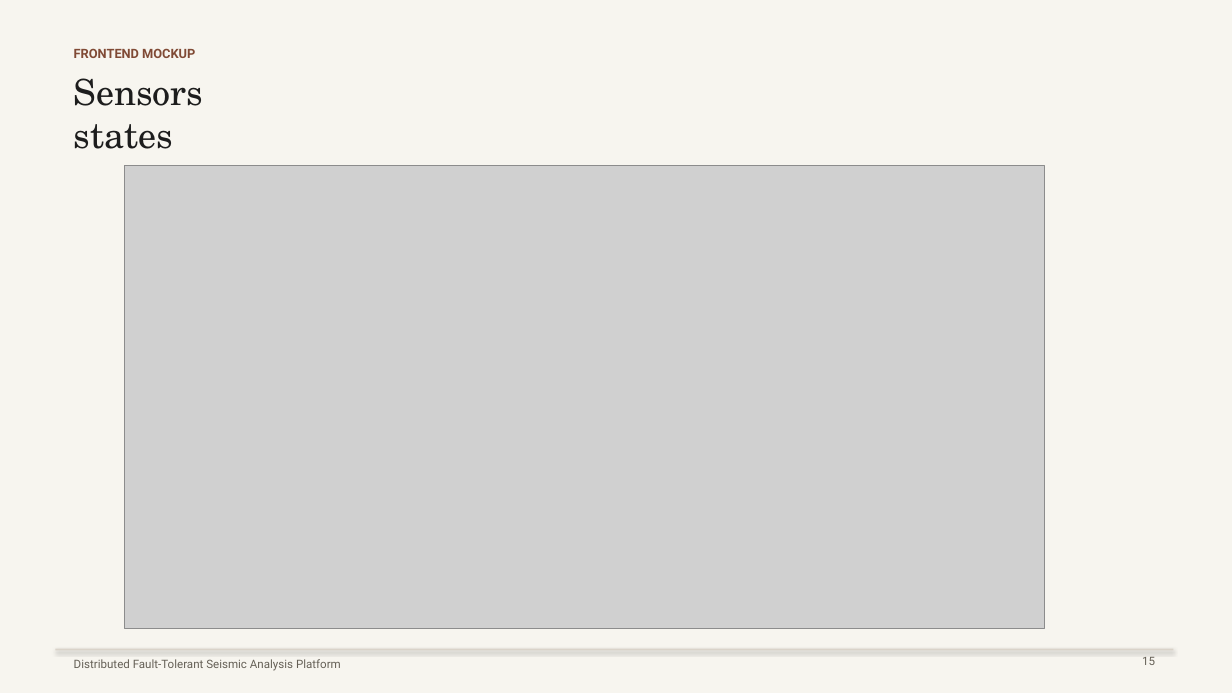
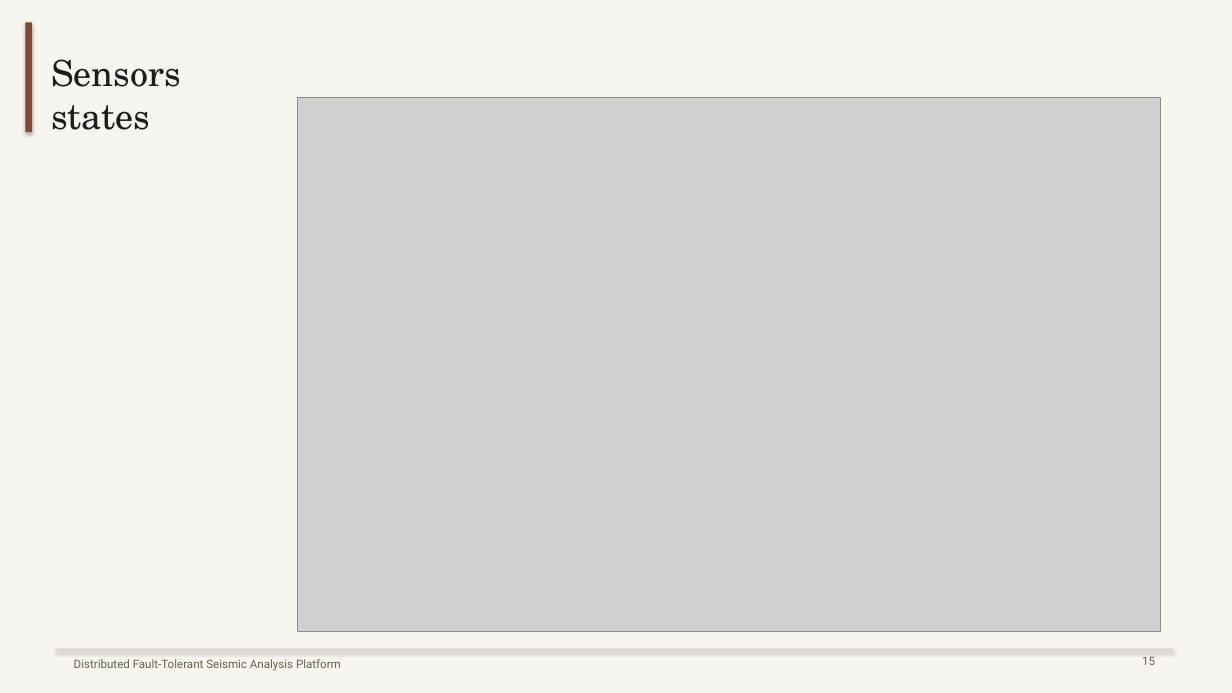
Before and after one commit to mattia9203/1998519_LTM, a slide deck: slide 14 of booklets/seismic_final_presentation.pptx. Drawn at 1232x693 pixels with LibreOffice and Linux fonts; fonts in the diff are those of the drawing; grey boxes stand for pictures. Boxes give left, top, right and bottom in pixels: in the first picture for what was removed or moved away, otherwise in the second. Text is boxed around its words. In the diff, an @@ line names an element or a change of style, - is before the commit and + after.

```diff
--- a/booklets/seismic_final_presentation.pptx
+++ b/booklets/seismic_final_presentation.pptx
@@ rectangle added at <box>25,22,31,131</box>, fill #804A35 @@
@@ text "Sensors states": place and size @@
-text "Sensors states" at <box>74,78,204,149</box>
+text "Sensors states" at <box>51,59,181,130</box>
@@ text removed at <box>74,48,195,58</box> @@
-FRONTEND MOCKUP
@@ picture: place and size @@
-picture at <box>124,165,1044,628</box>
+picture at <box>298,97,1162,631</box>
```
Also in this commit, not shown: 5 other slides changed, 1 other file.
